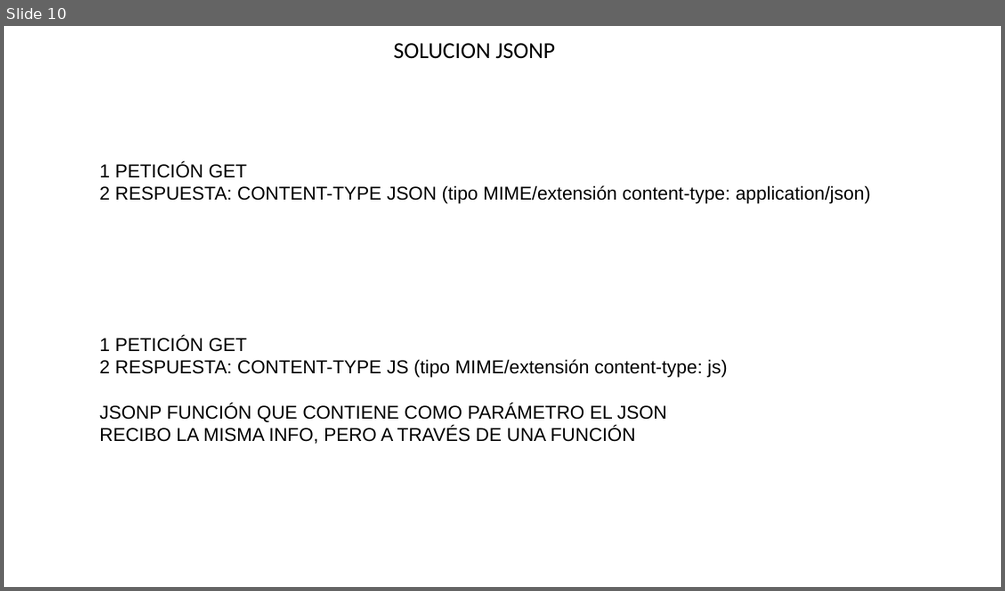
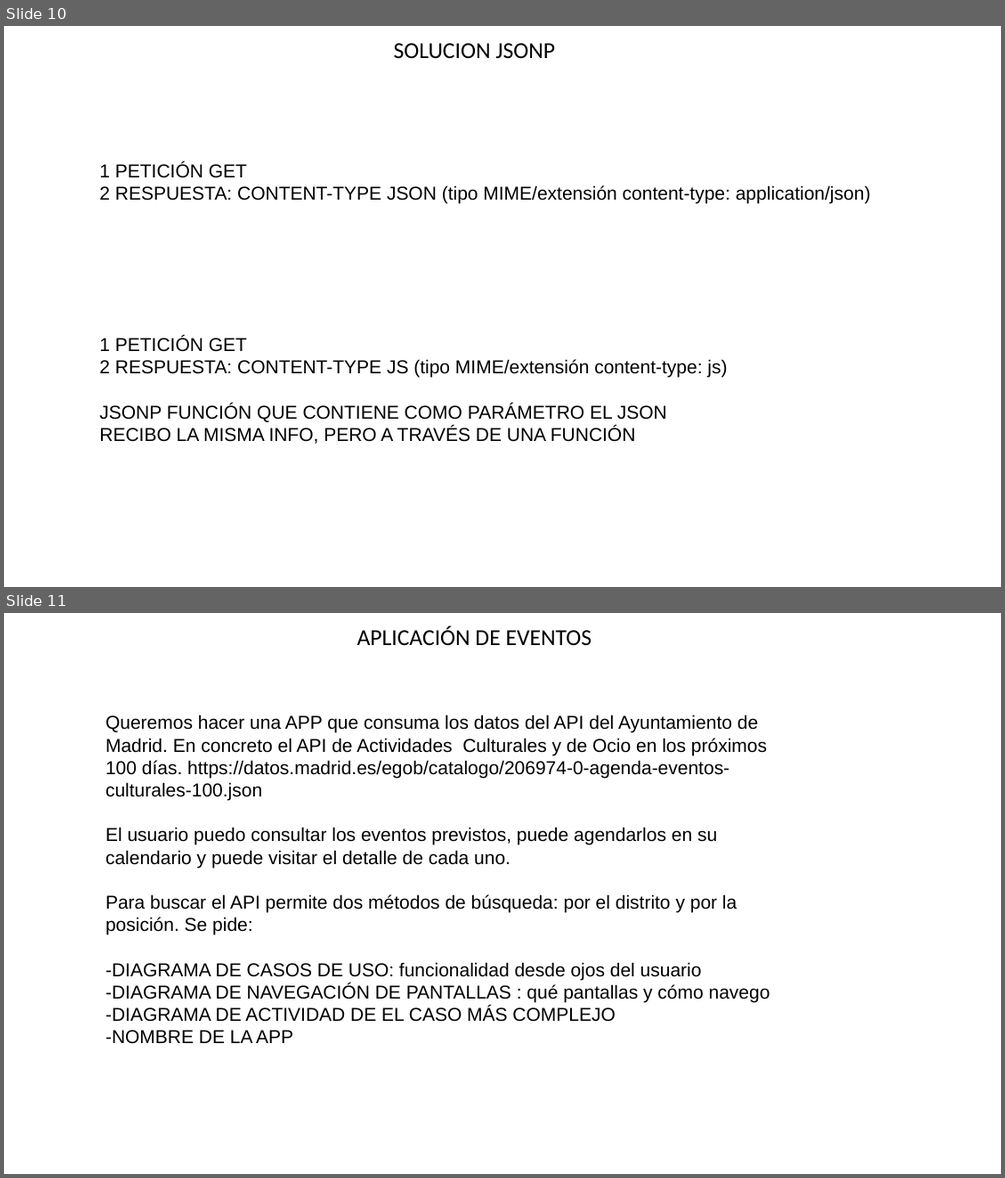
Before and after one commit to Valexx55/cursophonegap, a slide deck: DOCUMENTACION/ESQUEMA CURSO.odp. Shown one above the other, each under a label of ours: slide 10 before the commit, slides 10 and 11 after it. The pictures are 1005x591 and 1005x1178 pixels, drawn with LibreOffice and Linux fonts; fonts in the diff are those of the drawing. Boxes give left, top, right and bottom in pixels: in the first picture for what was removed or moved away, otherwise in the second. Text is boxed around its words. In the diff, an @@ line names an element or a change of style, - is before the commit and + after.

Commit message:
diagramas ocio madrid

```diff
--- a/DOCUMENTACION/ESQUEMA CURSO.odp
+++ b/DOCUMENTACION/ESQUEMA CURSO.odp
@@ slide 11 added at box(4, 613, 1001, 1174), background #FFFFFF @@
@@ text added at box(357, 626, 592, 645), 22 pt, text #000000 @@
+APLICACIÓN DE EVENTOS
@@ text added at box(105, 714, 770, 1044), 18 pt, text #000000 @@
+Queremos hacer una APP que consuma los datos del API del Ayuntamiento de Madrid. En concreto el API de Actividades Culturales y de Ocio en los próximos 100 días. https://datos.madrid.es/egob/catalogo/206974-0-agenda-eventos-culturales-100.json
+El usuario puedo consultar los eventos previstos, puede agendarlos en su calendario y puede visitar el detalle de cada uno.
+Para buscar el API permite dos métodos de búsqueda: por el distrito y por la posición. Se pide:
+-DIAGRAMA DE CASOS DE USO: funcionalidad desde ojos del usuario
+-DIAGRAMA DE NAVEGACIÓN DE PANTALLAS : qué pantallas y cómo navego
+-DIAGRAMA DE ACTIVIDAD DE EL CASO MÁS COMPLEJO
+-NOMBRE DE LA APP
```
Also in this commit, not shown: 2 other slides added, 4 other files.
